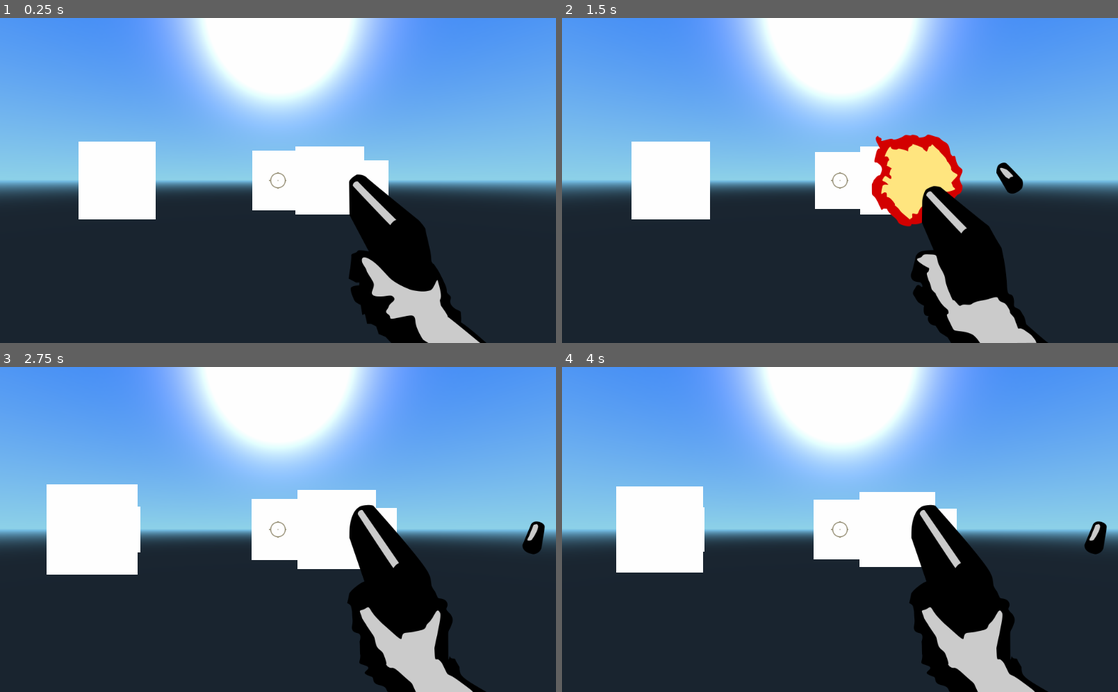
Above: before the commit, frames 1-4 (two rows, left to right).
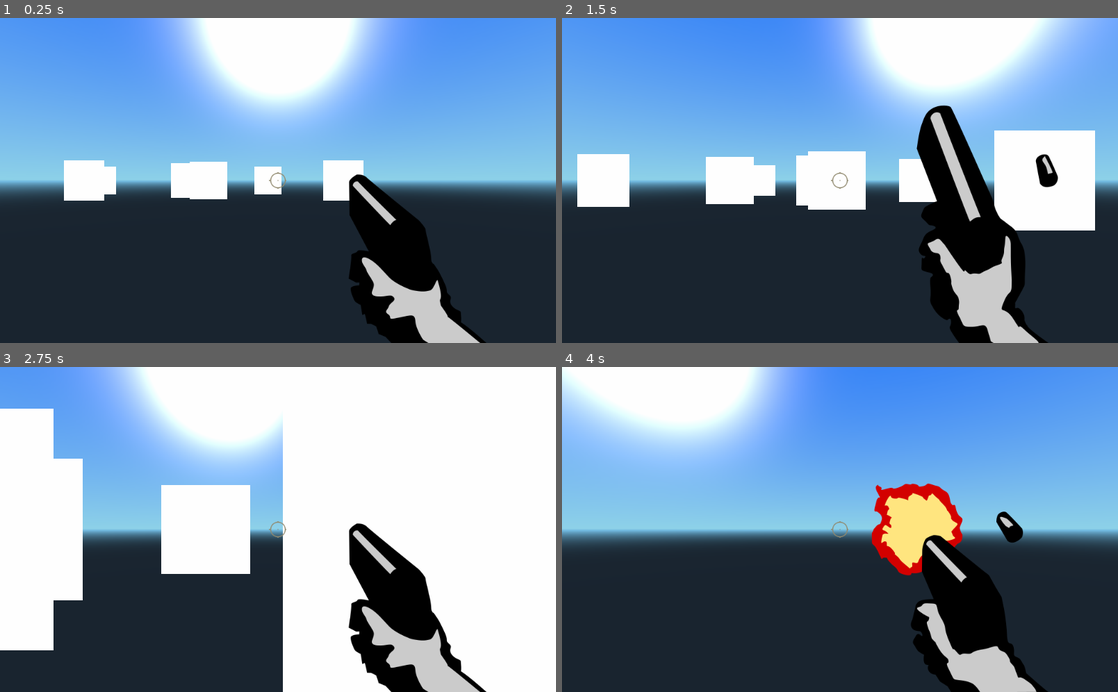
Above: after the commit, the same moments.

Repository: Requiem/Invasion-Charlotte
Game: Godot game, scene res://World.tscn
Same seed, same stepped clock (60 frames per second), same inputs: the game is played once before the commit and once after it.
Inputs (mouse positions are in pixels of both pictures, inside the frame that each line leads up to):
- Up to frame 1 (0.25 s): no input
- Up to frame 2 (1.5 s): move the mouse to (867, 180) at 0.52 s; press the mouse at (867, 180) at 0.53 s; hold W (move_forwards) from 0.53 s (still down); move the mouse to (812, 180) at 1.27 s; release the mouse at (812, 180) at 1.28 s; click (812, 180) at 1.35 s
- Up to frame 3 (2.75 s): keep holding W (move_forwards); move the mouse to (289, 523) at 2.02 s; press the mouse at (289, 523) at 2.03 s
- Up to frame 4 (4 s): keep holding W (move_forwards); move the mouse to (834, 536) at 2.77 s; release the mouse at (834, 536) at 2.78 s; click (834, 536) at 2.85 s; move the mouse to (878, 532) at 3.52 s; press the mouse at (878, 532) at 3.53 s

The runs differ from the first frame. In frame 1, 7.0% of the frame differs, in the area x 11-70%, y 38-62%; in frame 2, 40%; in frame 3, 61%, in the area x 0-100%, y 0-100%; in frame 4, 33%.

Commit message:
renamed method; player not die-ing when enemy collides

Diff:
--- a/Player.gd
+++ b/Player.gd
@@ -19,7 +19,7 @@
 	if Input.is_action_pressed("exit"):
 		get_tree().quit()
 	if Input.is_action_pressed("restart"):
-		kill()
+		die()
 
 func _physics_process(delta):
 	var move_vec = Vector3()
@@ -38,8 +38,8 @@
 	if Input.is_action_pressed("shoot") and !anim_player.is_playing():
 		anim_player.play("shoot")
 		var coll = raycast.get_collider()
-		if raycast.is_colliding() and coll.has_method("kill"):
-			coll.kill()
+		if raycast.is_colliding() and coll.has_method("die"):
+			coll.die()
 
-func kill():
+func die():
 	get_tree().reload_current_scene()
--- a/World.tscn
+++ b/World.tscn
@@ -3,78 +3,61 @@
 [ext_resource path="res://Player.tscn" type="PackedScene" id=1]
 [ext_resource path="res://Zombie.tscn" type="PackedScene" id=2]
 
-[node name="World" type="Spatial" index="0"]
+[node name="World" type="Spatial"]
 
-[node name="Player" parent="." index="0" instance=ExtResource( 1 )]
+[node name="Player" parent="." instance=ExtResource( 1 )]
+transform = Transform( 1, 0, 0, 0, 1, 0, 0, 0, 1, 7, 0, 7 )
 
-[node name="Zombie" parent="." index="1" instance=ExtResource( 2 )]
-
+[node name="Zombie" parent="." instance=ExtResource( 2 )]
 transform = Transform( 1, 0, 0, 0, 1, 0, 0, 0, 1, -5.71379, 0, -8.25133 )
 
-[node name="Zombie7" parent="." index="2" instance=ExtResource( 2 )]
+[node name="Zombie7" parent="." instance=ExtResource( 2 )]
+transform = Transform( 1, 0, 0, 0, 1, 0, 0, 0, 1, -23.0907, 9.53674e-07, 3.65265 )
 
-transform = Transform( 1, 0, 0, 0, 1, 0, 0, 0, 1, -23.0907, 9.53674e-007, 3.65265 )
+[node name="Zombie13" parent="." instance=ExtResource( 2 )]
+transform = Transform( 1, 0, 0, 0, 1, 0, 0, 0, 1, -26.2538, 9.53674e-07, 15.2697 )
 
-[node name="Zombie13" parent="." index="3" instance=ExtResource( 2 )]
-
-transform = Transform( 1, 0, 0, 0, 1, 0, 0, 0, 1, -26.2538, 9.53674e-007, 15.2697 )
-
-[node name="Zombie2" parent="." index="4" instance=ExtResource( 2 )]
-
+[node name="Zombie2" parent="." instance=ExtResource( 2 )]
 transform = Transform( 1, 0, 0, 0, 1, 0, 0, 0, 1, 11.2862, 0, -8.25133 )
 
-[node name="Zombie10" parent="." index="5" instance=ExtResource( 2 )]
+[node name="Zombie10" parent="." instance=ExtResource( 2 )]
+transform = Transform( 1, 0, 0, 0, 1, 0, 0, 0, 1, -6.09075, 9.53674e-07, 3.65265 )
 
-transform = Transform( 1, 0, 0, 0, 1, 0, 0, 0, 1, -6.09075, 9.53674e-007, 3.65265 )
+[node name="Zombie14" parent="." instance=ExtResource( 2 )]
+transform = Transform( 1, 0, 0, 0, 1, 0, 0, 0, 1, -9.25376, 9.53674e-07, 15.2697 )
 
-[node name="Zombie14" parent="." index="6" instance=ExtResource( 2 )]
-
-transform = Transform( 1, 0, 0, 0, 1, 0, 0, 0, 1, -9.25376, 9.53674e-007, 15.2697 )
-
-[node name="Zombie3" parent="." index="7" instance=ExtResource( 2 )]
-
+[node name="Zombie3" parent="." instance=ExtResource( 2 )]
 transform = Transform( 1, 0, 0, 0, 1, 0, 0, 0, 1, 0.172808, 0, -10.721 )
 
-[node name="Zombie12" parent="." index="8" instance=ExtResource( 2 )]
+[node name="Zombie12" parent="." instance=ExtResource( 2 )]
+transform = Transform( 1, 0, 0, 0, 1, 0, 0, 0, 1, -17.2042, 9.53674e-07, 1.18301 )
 
-transform = Transform( 1, 0, 0, 0, 1, 0, 0, 0, 1, -17.2042, 9.53674e-007, 1.18301 )
+[node name="Zombie16" parent="." instance=ExtResource( 2 )]
+transform = Transform( 1, 0, 0, 0, 1, 0, 0, 0, 1, -20.3672, 9.53674e-07, 12.8001 )
 
-[node name="Zombie16" parent="." index="9" instance=ExtResource( 2 )]
-
-transform = Transform( 1, 0, 0, 0, 1, 0, 0, 0, 1, -20.3672, 9.53674e-007, 12.8001 )
-
-[node name="Zombie4" parent="." index="10" instance=ExtResource( 2 )]
-
+[node name="Zombie4" parent="." instance=ExtResource( 2 )]
 transform = Transform( 1, 0, 0, 0, 1, 0, 0, 0, 1, -9.38564, 0, -14.6541 )
 
-[node name="Zombie9" parent="." index="11" instance=ExtResource( 2 )]
+[node name="Zombie9" parent="." instance=ExtResource( 2 )]
+transform = Transform( 1, 0, 0, 0, 1, 0, 0, 0, 1, -26.7626, 9.53674e-07, -2.75013 )
 
-transform = Transform( 1, 0, 0, 0, 1, 0, 0, 0, 1, -26.7626, 9.53674e-007, -2.75013 )
+[node name="Zombie18" parent="." instance=ExtResource( 2 )]
+transform = Transform( 1, 0, 0, 0, 1, 0, 0, 0, 1, -29.9256, 9.53674e-07, 8.86691 )
 
-[node name="Zombie18" parent="." index="12" instance=ExtResource( 2 )]
-
-transform = Transform( 1, 0, 0, 0, 1, 0, 0, 0, 1, -29.9256, 9.53674e-007, 8.86691 )
-
-[node name="Zombie5" parent="." index="13" instance=ExtResource( 2 )]
-
+[node name="Zombie5" parent="." instance=ExtResource( 2 )]
 transform = Transform( 1, 0, 0, 0, 1, 0, 0, 0, 1, 6.02678, 0, -15.5231 )
 
-[node name="Zombie11" parent="." index="14" instance=ExtResource( 2 )]
+[node name="Zombie11" parent="." instance=ExtResource( 2 )]
+transform = Transform( 1, 0, 0, 0, 1, 0, 0, 0, 1, -11.3502, 9.53674e-07, -3.61908 )
 
-transform = Transform( 1, 0, 0, 0, 1, 0, 0, 0, 1, -11.3502, 9.53674e-007, -3.61908 )
+[node name="Zombie15" parent="." instance=ExtResource( 2 )]
+transform = Transform( 1, 0, 0, 0, 1, 0, 0, 0, 1, -14.5132, 9.53674e-07, 7.99796 )
 
-[node name="Zombie15" parent="." index="15" instance=ExtResource( 2 )]
-
-transform = Transform( 1, 0, 0, 0, 1, 0, 0, 0, 1, -14.5132, 9.53674e-007, 7.99796 )
-
-[node name="Zombie6" parent="." index="16" instance=ExtResource( 2 )]
-
+[node name="Zombie6" parent="." instance=ExtResource( 2 )]
 transform = Transform( 1, 0, 0, 0, 1, 0, 0, 0, 1, 2.09364, 0, -9.39468 )
 
-[node name="Zombie8" parent="." index="17" instance=ExtResource( 2 )]
+[node name="Zombie8" parent="." instance=ExtResource( 2 )]
+transform = Transform( 1, 0, 0, 0, 1, 0, 0, 0, 1, -15.2833, 9.53674e-07, 2.5093 )
 
-transform = Transform( 1, 0, 0, 0, 1, 0, 0, 0, 1, -15.2833, 9.53674e-007, 2.5093 )
-
-[node name="Zombie17" parent="." index="18" instance=ExtResource( 2 )]
-
-transform = Transform( 1, 0, 0, 0, 1, 0, 0, 0, 1, -18.4463, 9.53674e-007, 14.1263 )
+[node name="Zombie17" parent="." instance=ExtResource( 2 )]
+transform = Transform( 1, 0, 0, 0, 1, 0, 0, 0, 1, -18.4463, 9.53674e-07, 14.1263 )
--- a/Zombie.gd
+++ b/Zombie.gd
@@ -11,6 +11,7 @@
 func _ready():
 	anim_player.play("walk")
 	add_to_group("zombies")
+
 
 func _physics_process(delta):
 	if dead:
@@ -27,9 +28,10 @@
 	if raycast.is_colliding():
 		var coll = raycast.get_collider()
 		if coll != null and coll.name == "Player":
-			coll.kill()
+			pass
+			#coll.die()
 
-func kill():
+func die():
 	dead = true
 	$CollisionShape.disabled = true
 	anim_player.play("die")
--- a/default_env.tres
+++ b/default_env.tres
@@ -1,100 +1,18 @@
 [gd_resource type="Environment" load_steps=2 format=2]
 
 [sub_resource type="ProceduralSky" id=1]
-
 radiance_size = 4
 sky_top_color = Color( 0.0470588, 0.454902, 0.976471, 1 )
 sky_horizon_color = Color( 0.556863, 0.823529, 0.909804, 1 )
 sky_curve = 0.25
-sky_energy = 1.0
 ground_bottom_color = Color( 0.101961, 0.145098, 0.188235, 1 )
 ground_horizon_color = Color( 0.482353, 0.788235, 0.952941, 1 )
 ground_curve = 0.01
-ground_energy = 1.0
-sun_color = Color( 1, 1, 1, 1 )
-sun_latitude = 35.0
-sun_longitude = 0.0
-sun_angle_min = 1.0
-sun_angle_max = 100.0
-sun_curve = 0.05
 sun_energy = 16.0
-texture_size = 2
 
 [resource]
-
 background_mode = 2
 background_sky = SubResource( 1 )
-background_sky_custom_fov = 0.0
-background_color = Color( 0, 0, 0, 1 )
-background_energy = 1.0
-background_canvas_max_layer = 0
-ambient_light_color = Color( 0, 0, 0, 1 )
-ambient_light_energy = 1.0
-ambient_light_sky_contribution = 1.0
-fog_enabled = false
-fog_color = Color( 0.5, 0.6, 0.7, 1 )
-fog_sun_color = Color( 1, 0.9, 0.7, 1 )
-fog_sun_amount = 0.0
-fog_depth_enabled = true
-fog_depth_begin = 10.0
-fog_depth_curve = 1.0
-fog_transmit_enabled = false
-fog_transmit_curve = 1.0
-fog_height_enabled = false
 fog_height_min = 0.0
 fog_height_max = 100.0
-fog_height_curve = 1.0
-tonemap_mode = 0
-tonemap_exposure = 1.0
-tonemap_white = 1.0
-auto_exposure_enabled = false
-auto_exposure_scale = 0.4
-auto_exposure_min_luma = 0.05
-auto_exposure_max_luma = 8.0
-auto_exposure_speed = 0.5
-ss_reflections_enabled = false
-ss_reflections_max_steps = 64
-ss_reflections_fade_in = 0.15
-ss_reflections_fade_out = 2.0
-ss_reflections_depth_tolerance = 0.2
-ss_reflections_roughness = true
-ssao_enabled = false
-ssao_radius = 1.0
-ssao_intensity = 1.0
-ssao_radius2 = 0.0
-ssao_intensity2 = 1.0
-ssao_bias = 0.01
-ssao_light_affect = 0.0
-ssao_color = Color( 0, 0, 0, 1 )
 ssao_quality = 0
-ssao_blur = 3
-ssao_edge_sharpness = 4.0
-dof_blur_far_enabled = false
-dof_blur_far_distance = 10.0
-dof_blur_far_transition = 5.0
-dof_blur_far_amount = 0.1
-dof_blur_far_quality = 1
-dof_blur_near_enabled = false
-dof_blur_near_distance = 2.0
-dof_blur_near_transition = 1.0
-dof_blur_near_amount = 0.1
-dof_blur_near_quality = 1
-glow_enabled = false
-glow_levels/1 = false
-glow_levels/2 = false
-glow_levels/3 = true
-glow_levels/4 = false
-glow_levels/5 = true
-glow_levels/6 = false
-glow_levels/7 = false
-glow_intensity = 0.8
-glow_strength = 1.0
-glow_bloom = 0.0
-glow_blend_mode = 2
-glow_hdr_threshold = 1.0
-glow_hdr_scale = 2.0
-glow_bicubic_upscale = false
-adjustment_enabled = false
-adjustment_brightness = 1.0
-adjustment_contrast = 1.0
-adjustment_saturation = 1.0
--- a/project.godot
+++ b/project.godot
@@ -6,7 +6,7 @@
 ;   [section] ; section goes between []
 ;   param=value ; assign values to parameters
 
-config_version=3
+config_version=4
 
 [application]
 
@@ -16,20 +16,41 @@
 
 [input]
 
-move_forwards=[ Object(InputEventKey,"resource_local_to_scene":false,"resource_name":"","device":0,"alt":false,"shift":false,"control":false,"meta":false,"command":false,"pressed":false,"scancode":87,"unicode":0,"echo":false,"script":null)
+move_forwards={
+"deadzone": 0.5,
+"events": [ Object(InputEventKey,"resource_local_to_scene":false,"resource_name":"","device":0,"alt":false,"shift":false,"control":false,"meta":false,"command":false,"pressed":false,"scancode":87,"physical_scancode":0,"unicode":0,"echo":false,"script":null)
  ]
-move_backwards=[ Object(InputEventKey,"resource_local_to_scene":false,"resource_name":"","device":0,"alt":false,"shift":false,"control":false,"meta":false,"command":false,"pressed":false,"scancode":83,"unicode":0,"echo":false,"script":null)
+}
+move_backwards={
+"deadzone": 0.5,
+"events": [ Object(InputEventKey,"resource_local_to_scene":false,"resource_name":"","device":0,"alt":false,"shift":false,"control":false,"meta":false,"command":false,"pressed":false,"scancode":83,"physical_scancode":0,"unicode":0,"echo":false,"script":null)
  ]
-move_left=[ Object(InputEventKey,"resource_local_to_scene":false,"resource_name":"","device":0,"alt":false,"shift":false,"control":false,"meta":false,"command":false,"pressed":false,"scancode":65,"unicode":0,"echo":false,"script":null)
+}
+move_left={
+"deadzone": 0.5,
+"events": [ Object(InputEventKey,"resource_local_to_scene":false,"resource_name":"","device":0,"alt":false,"shift":false,"control":false,"meta":false,"command":false,"pressed":false,"scancode":65,"physical_scancode":0,"unicode":0,"echo":false,"script":null)
  ]
-move_right=[ Object(InputEventKey,"resource_local_to_scene":false,"resource_name":"","device":0,"alt":false,"shift":false,"control":false,"meta":false,"command":false,"pressed":false,"scancode":68,"unicode":0,"echo":false,"script":null)
+}
+move_right={
+"deadzone": 0.5,
+"events": [ Object(InputEventKey,"resource_local_to_scene":false,"resource_name":"","device":0,"alt":false,"shift":false,"control":false,"meta":false,"command":false,"pressed":false,"scancode":68,"physical_scancode":0,"unicode":0,"echo":false,"script":null)
  ]
-shoot=[ Object(InputEventMouseButton,"resource_local_to_scene":false,"resource_name":"","device":0,"alt":false,"shift":false,"control":false,"meta":false,"command":false,"button_mask":0,"position":Vector2( 0, 0 ),"global_position":Vector2( 0, 0 ),"factor":1.0,"button_index":1,"pressed":false,"doubleclick":false,"script":null)
+}
+shoot={
+"deadzone": 0.5,
+"events": [ Object(InputEventMouseButton,"resource_local_to_scene":false,"resource_name":"","device":0,"alt":false,"shift":false,"control":false,"meta":false,"command":false,"button_mask":0,"position":Vector2( 0, 0 ),"global_position":Vector2( 0, 0 ),"factor":1.0,"button_index":1,"pressed":false,"doubleclick":false,"script":null)
  ]
-exit=[ Object(InputEventKey,"resource_local_to_scene":false,"resource_name":"","device":0,"alt":false,"shift":false,"control":false,"meta":false,"command":false,"pressed":false,"scancode":16777217,"unicode":0,"echo":false,"script":null)
+}
+exit={
+"deadzone": 0.5,
+"events": [ Object(InputEventKey,"resource_local_to_scene":false,"resource_name":"","device":0,"alt":false,"shift":false,"control":false,"meta":false,"command":false,"pressed":false,"scancode":16777217,"physical_scancode":0,"unicode":0,"echo":false,"script":null)
  ]
-restart=[ Object(InputEventKey,"resource_local_to_scene":false,"resource_name":"","device":0,"alt":false,"shift":false,"control":false,"meta":false,"command":false,"pressed":false,"scancode":82,"unicode":0,"echo":false,"script":null)
+}
+restart={
+"deadzone": 0.5,
+"events": [ Object(InputEventKey,"resource_local_to_scene":false,"resource_name":"","device":0,"alt":false,"shift":false,"control":false,"meta":false,"command":false,"pressed":false,"scancode":82,"physical_scancode":0,"unicode":0,"echo":false,"script":null)
  ]
+}
 
 [rendering]
 
Not shown, changed: crosshair.png.import
Not shown, changed: fps_monster_sprites.png.import
Not shown, changed: fps_shooter_sprites.png.import
Not shown, changed: icon.png.import
